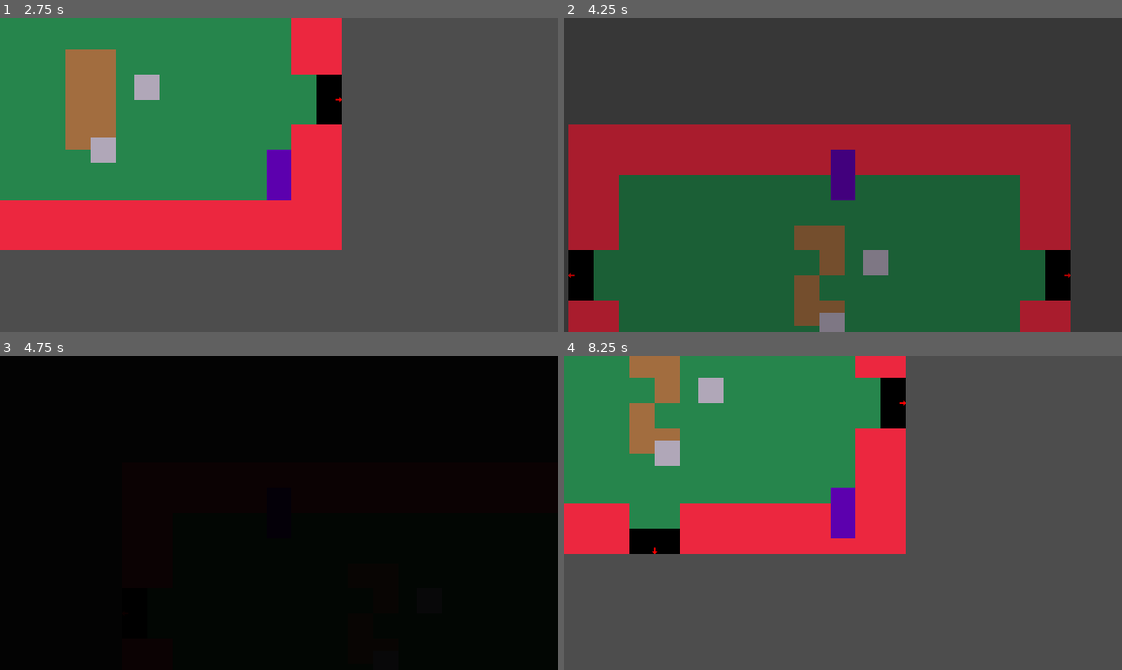
Above: before the commit, frames 1-4 (two rows, left to right).
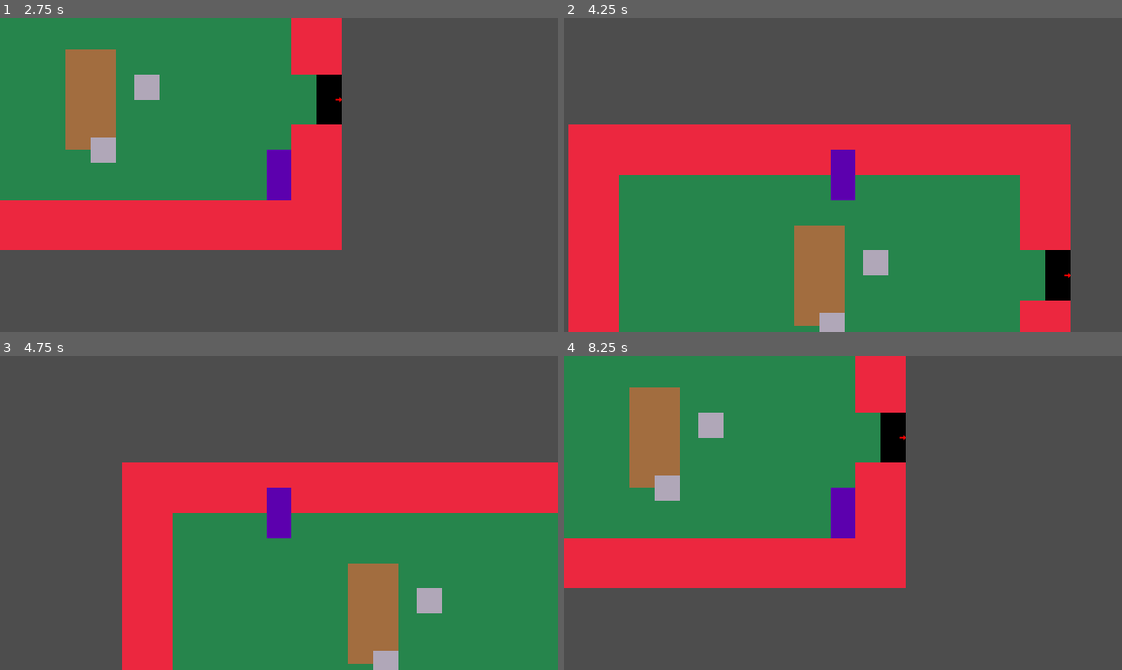
Above: after the commit, the same moments.

Repository: kaminaryu/zokusei-rewrite
Game: Godot game, scene res://main.tscn
The game is run twice, just before and just after one commit, with the same random seed, the same clock (stepped at 60 frames per second) and the same inputs.
Inputs (mouse positions are in pixels of both pictures, inside the frame that each line leads up to):
- Up to frame 1 (2.75 s): tap Enter at 0.5 s; move the mouse to (340, 190) at 0.52 s; hold D (move-right) 0.53-1.28 s; click (340, 190) at 0.67 s; move the mouse to (178, 190) at 1.27 s; hold S (move-down) 1.28-2.03 s; click (178, 190) at 1.42 s; tap Space at 2 s; move the mouse to (122, 153) at 2.02 s; hold D (move-right) from 2.03 s (still down); click (122, 153) at 2.17 s
- Up to frame 2 (4.25 s): tap Enter at 2.75 s; move the mouse to (670, 153) at 2.77 s; release D (move-right) at 2.78 s; hold W (move-up) 2.78-3.53 s; click (670, 153) at 2.92 s; move the mouse to (1010, 222) at 3.52 s; hold A (move-left) from 3.53 s (still down); tap \ (change-map) at 4.15 s
- Up to frame 3 (4.75 s): keep holding A (move-left); move the mouse to (111, 465) at 4.27 s
- Up to frame 4 (8.25 s): move the mouse to (870, 513) at 5.02 s; release A (move-left) at 5.03 s; hold S (move-down) 5.03-5.78 s; click (870, 513) at 5.17 s; move the mouse to (759, 434) at 5.77 s; hold D (move-right) 5.78-6.53 s; move the mouse to (965, 497) at 6.52 s; hold W (move-up) 6.53-7.28 s; tap Space at 7.25 s; move the mouse to (731, 528) at 7.27 s; hold D (move-right) 7.28-8.03 s; click (731, 528) at 7.42 s; move the mouse to (898, 443) at 8.02 s; hold S (move-down) from 8.03 s (still down)

Frame 1 is identical in both runs. In frame 2, 59% of the frame differs, in the area x 0-91%, y 33-100%; in frame 3, 100%, in the area x 0-100%, y 0-100%; in frame 4, 17%.

Commit message:
Better Map Trans
Black screen yay, Player teleport correctly Yeay, Maps are now modular now (somewhat)

Diff:
--- a/Autoload/map_handler.gd
+++ b/Autoload/map_handler.gd
@@ -4,30 +4,54 @@
 var active_map_node: Node = null
 var map_paths: Dictionary
 var current_room_coords := Vector2(0, 0)
-var disabled := false
+var new_player_pos: Vector2
+var map: Node
 
+@export var disabled := false
+@onready var env_node: Node = get_tree().root.get_node("/root/MainNode/Environment")
+@onready var player: Node = env_node.get_node("Player")
+
+
+# called in map_gen.gd
 func init_paths(mp) :
     map_paths = mp
+    # create the default room
+    var map = load(map_paths[Vector2(0, 0)]).instantiate()
+    env_node.call_deferred("add_child", map)
+    active_map_node = map
 
-func shift_current_room(x_shift: int, y_shift: int) :
+
+func shift_room_coords(x_shift: int, y_shift: int) :
     if disabled :
-        print("Node is disabled")
+        print("Node is disabled") # prevent from running twice
         return
 
-    if active_map_node :
-        active_map_node.queue_free()
-
-    #print("Changing room with shift: ", x_shift, " ", y_shift)
+    # shift the room coords
     current_room_coords += Vector2(x_shift, y_shift)
 
-    var map = load(map_paths[current_room_coords]).instantiate()
-    get_tree().root.get_node("/root/MainNode/Environment").add_child(map)
+    map = load(map_paths[current_room_coords]).instantiate()
 
+    # move the player
+    var map_size = map.get_used_rect().size
+    new_player_pos = player.position # will be overwritten
+    if x_shift == 1 :
+        new_player_pos.x = 64
+    elif x_shift == -1 :
+        new_player_pos.x = map_size.x * 32 - 64
+    elif y_shift == 1 :
+        new_player_pos.y = 64
+    elif y_shift == -1 :
+        new_player_pos.y = map_size.y * 32 - 64
+
+    UIHandler.activate_transition()
+
+
+# calls after FadeIn Transition Animation is finished
+func shift_room() :
+    print("NPP: ", new_player_pos)
+    player.position = new_player_pos
+
+    # delete the old room and create a new one
+    active_map_node.queue_free()
+    env_node.call_deferred("add_child", map)
     active_map_node = map
-    print(x_shift, " ", y_shift)
-    if !(x_shift == 0 and y_shift == 0) :
-        print("its now diasbled")
-        disabled = true
-        await get_tree().create_timer(0.5).timeout # ts will be replaced by a transition anim anyway lol....................................................
-        disabled = false
-        print("enabled again lol")
--- a/Autoload/ui-handler.gd
+++ b/Autoload/ui-handler.gd
@@ -40,7 +40,9 @@
 func activate_transition() :
     var black_screen: Node = get_node("/root/MainNode/UI/BlackScreen")
     black_screen.visible = true
-    black_screen.get_node("AnimationPlayer").play("Transition")
+    black_screen.get_node("AnimationPlayer").play("FadeIn")
+    MapHandler.disabled = true
+    get_node("/root/MainNode/Environment/Player").disabled = true
 
 
 
--- a/Characters/Player/player.gd
+++ b/Characters/Player/player.gd
@@ -1,8 +1,12 @@
 extends CharacterBody2D
 
+var disabled = false
 @export var speed := 300;
 
 func _process(delta: float) -> void:
+    if disabled :
+        return
+
     velocity = Vector2(0, 0);
 
     if Input.is_action_pressed("move-up") :
--- a/Maps/map_gen.gd
+++ b/Maps/map_gen.gd
@@ -18,14 +18,3 @@
 
     # generate default map / main map
     MapHandler.init_paths(map_paths)
-    MapHandler.shift_current_room(0, 0)
-
-
-#func change_node(new_node) :
-    #current_node_id = new_node
-
-
-func _input(evt) :
-    if evt.is_action_pressed("change-map") :
-        MapHandler.shift_current_room(1, 0)
-        UIHandler.activate_transition()
--- a/Maps/retardedAF.tres
+++ b/Maps/retardedAF.tres
@@ -20,6 +20,7 @@
 2:2/0 = 0
 3:2/0 = 0
 4:2/0 = 0
+4:2/0/physics_layer_0/polygon_0/points = PackedVector2Array(-16, -16, 16, -16, 16, 16, -16, 16)
 0:3/0 = 0
 1:3/0 = 0
 2:3/0 = 0
--- a/Objects/Corridor/corridor.gd
+++ b/Objects/Corridor/corridor.gd
@@ -2,12 +2,11 @@
 
 var entered := false
 
-func _on_area_2d_body_entered(body: Node2D) -> void:
-    if body.name != "Player" or entered:
+func _on_area_2d_body_entered(player: Node2D) -> void:
+    if player.name != "Player" or entered:
         return
 
     entered = true
-    body.position = Vector2(10, 5) * 32
 
     # omg i hate rotation in game dev so much
     var rot_deg = rad_to_deg(rotation)
@@ -18,16 +17,16 @@
     # As long as the corridors rotation are within [-90, 180], everything will be fine
     print("changing, rotation: ", rot_deg)
     if rot_deg == 0 : #up
-        MapHandler.shift_current_room(0, -1)
+        MapHandler.shift_room_coords(0, -1)
 
     elif rot_deg == 90 : # right
-        MapHandler.shift_current_room(1, 0)
+        MapHandler.shift_room_coords(1, 0)
 
     elif rot_deg == 180 : # down
-        MapHandler.shift_current_room(0, 1)
+        MapHandler.shift_room_coords(0, 1)
 
     elif rot_deg == -90 : #left
-        MapHandler.shift_current_room(-1, 0)
+        MapHandler.shift_room_coords(-1, 0)
 
 
 func _on_area_2d_body_exited(body: Node2D) -> void:
--- /dev/null
+++ b/UserInterface/GameWorld/black_screen.gd
@@ -0,0 +1,10 @@
+extends Control
+
+
+func _on_animation_player_animation_finished(anim_name: StringName) -> void:
+    if anim_name == "FadeIn" :
+        MapHandler.shift_room()
+        $AnimationPlayer.play("FadeOut")
+    elif anim_name == "FadeOut" :
+        MapHandler.disabled = false
+        get_tree().root.get_node("/root/MainNode/Environment/Player").disabled = false
--- a/UserInterface/GameWorld/black_screen.tscn
+++ b/UserInterface/GameWorld/black_screen.tscn
@@ -1,4 +1,6 @@
-[gd_scene load_steps=4 format=3 uid="uid://bh0sjghwms618"]
+[gd_scene load_steps=6 format=3 uid="uid://bh0sjghwms618"]
+
+[ext_resource type="Script" uid="uid://br1f2k8rog25s" path="res://UserInterface/GameWorld/black_screen.gd" id="1_y563k"]
 
 [sub_resource type="Animation" id="Animation_y563k"]
 length = 0.001
@@ -16,7 +18,8 @@
 }
 
 [sub_resource type="Animation" id="Animation_i4r2g"]
-resource_name = "Transition"
+resource_name = "FadeIn"
+length = 0.5
 tracks/0/type = "value"
 tracks/0/imported = false
 tracks/0/enabled = true
@@ -24,16 +27,33 @@
 tracks/0/interp = 2
 tracks/0/loop_wrap = true
 tracks/0/keys = {
-"times": PackedFloat32Array(0, 0.5, 1),
-"transitions": PackedFloat32Array(0.33, 1, 0.33),
+"times": PackedFloat32Array(0, 0.5),
+"transitions": PackedFloat32Array(0.33, 1),
 "update": 0,
-"values": [Color(1, 1, 1, 0), Color(1, 1, 1, 1), Color(1, 1, 1, 0)]
+"values": [Color(1, 1, 1, 0), Color(1, 1, 1, 1)]
+}
+
+[sub_resource type="Animation" id="Animation_l8acg"]
+resource_name = "FadeOut"
+length = 0.5
+tracks/0/type = "value"
+tracks/0/imported = false
+tracks/0/enabled = true
+tracks/0/path = NodePath("ColorRect:modulate")
+tracks/0/interp = 1
+tracks/0/loop_wrap = true
+tracks/0/keys = {
+"times": PackedFloat32Array(0, 0.5),
+"transitions": PackedFloat32Array(1, 0.33),
+"update": 0,
+"values": [Color(1, 1, 1, 1), Color(1, 1, 1, 0)]
 }
 
 [sub_resource type="AnimationLibrary" id="AnimationLibrary_l8acg"]
 _data = {
-&"RESET": SubResource("Animation_y563k"),
-&"Transition": SubResource("Animation_i4r2g")
+&"FadeIn": SubResource("Animation_i4r2g"),
+&"FadeOut": SubResource("Animation_l8acg"),
+&"RESET": SubResource("Animation_y563k")
 }
 
 [node name="BlackScreen" type="Control"]
@@ -43,6 +63,7 @@
 anchor_bottom = 1.0
 grow_horizontal = 2
 grow_vertical = 2
+script = ExtResource("1_y563k")
 
 [node name="ColorRect" type="ColorRect" parent="."]
 modulate = Color(1, 1, 1, 0)
@@ -58,3 +79,5 @@
 libraries = {
 &"": SubResource("AnimationLibrary_l8acg")
 }
+
+[connection signal="animation_finished" from="AnimationPlayer" to="." method="_on_animation_player_animation_finished"]
Not shown, added: UserInterface/GameWorld/black_screen.gd.uid
